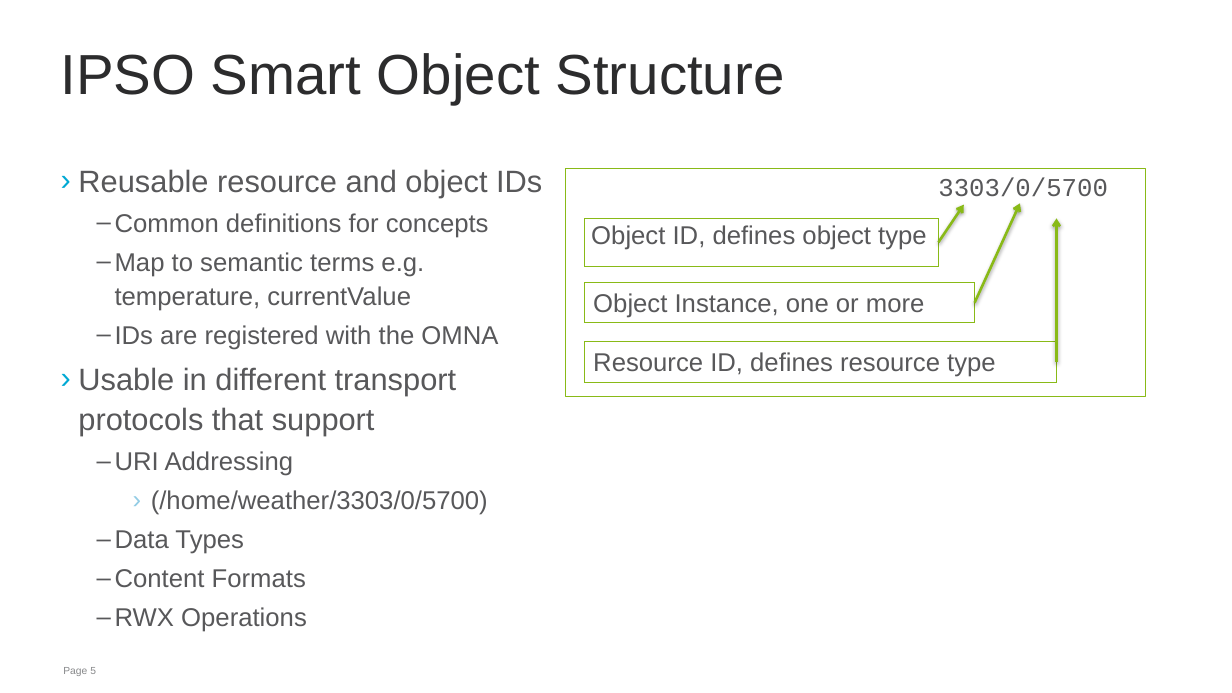
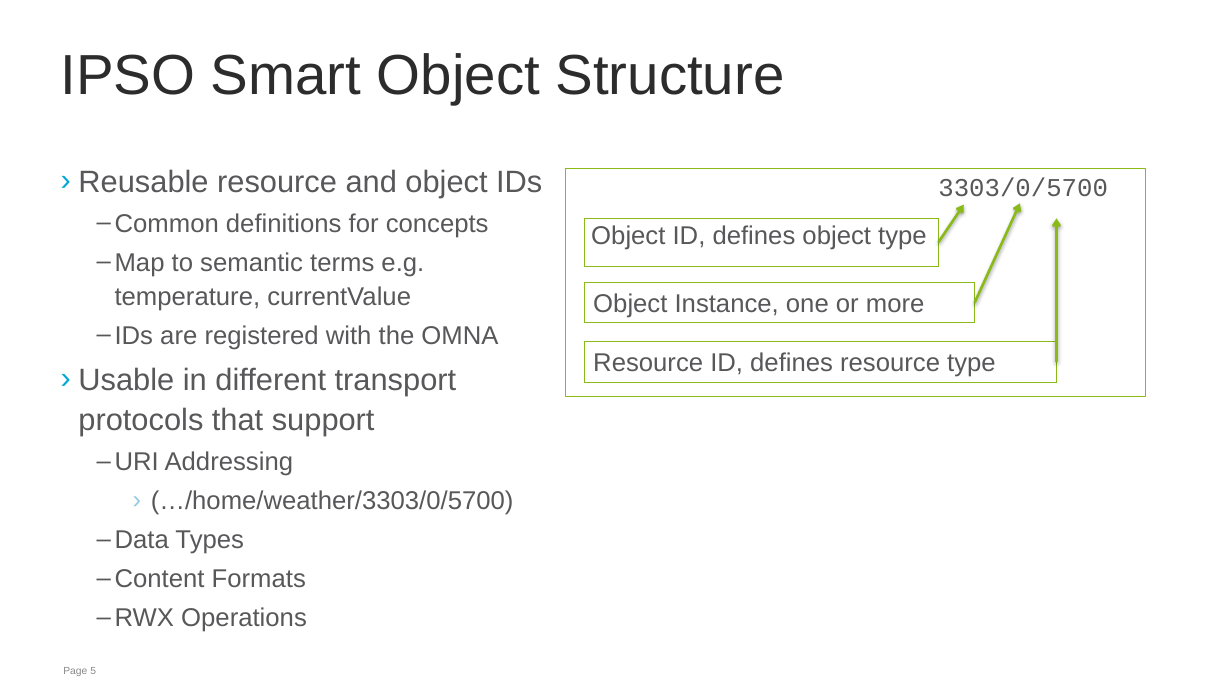
Before and after one commit to jaimejim/iot-playground, a slide deck: slide 5 of Documentation/IPSO_Intro_IOTWEEK.pptx. Drawn at 1232x693 pixels with LibreOffice and Linux fonts; fonts in the diff are those of the drawing; background and template pictures are left out. Boxes give left, top, right and bottom in pixels: in the first picture for what was removed or moved away, otherwise in the second. Text is boxed around its words. In the diff, an @@ line names an element or a change of style, - is before the commit and + after.

```diff
--- a/Documentation/IPSO_Intro_IOTWEEK.pptx
+++ b/Documentation/IPSO_Intro_IOTWEEK.pptx
@@ text at (151, 490, 514, 515): text changed @@
-    › (/home/weather/3303/0/5700)
+    › (…/home/weather/3303/0/5700)
```
Also in this commit, not shown: 2 other slides changed.
